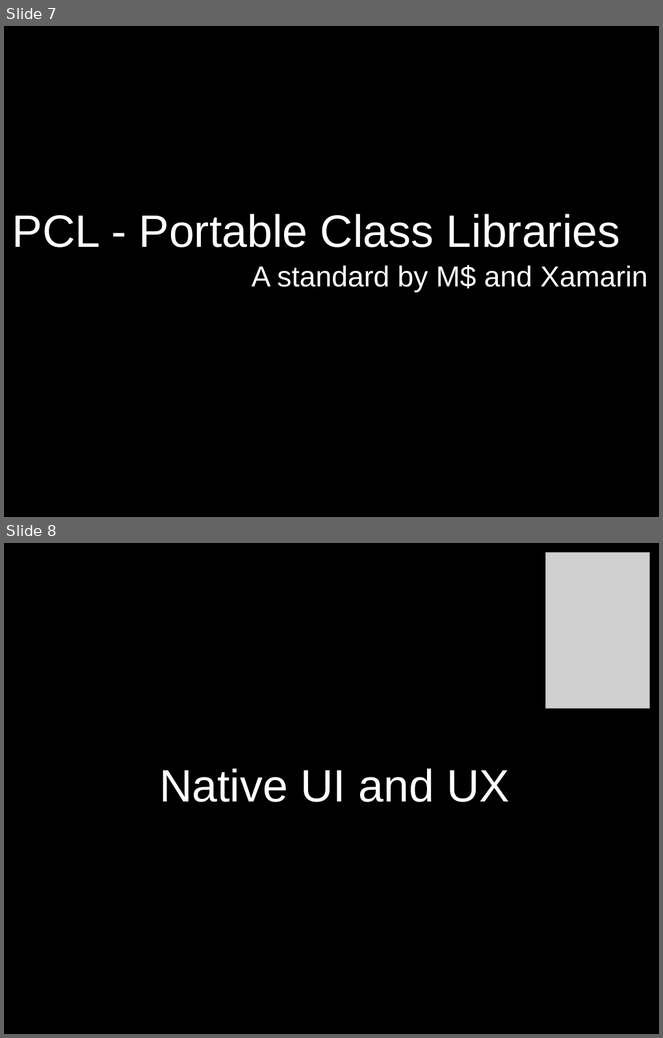
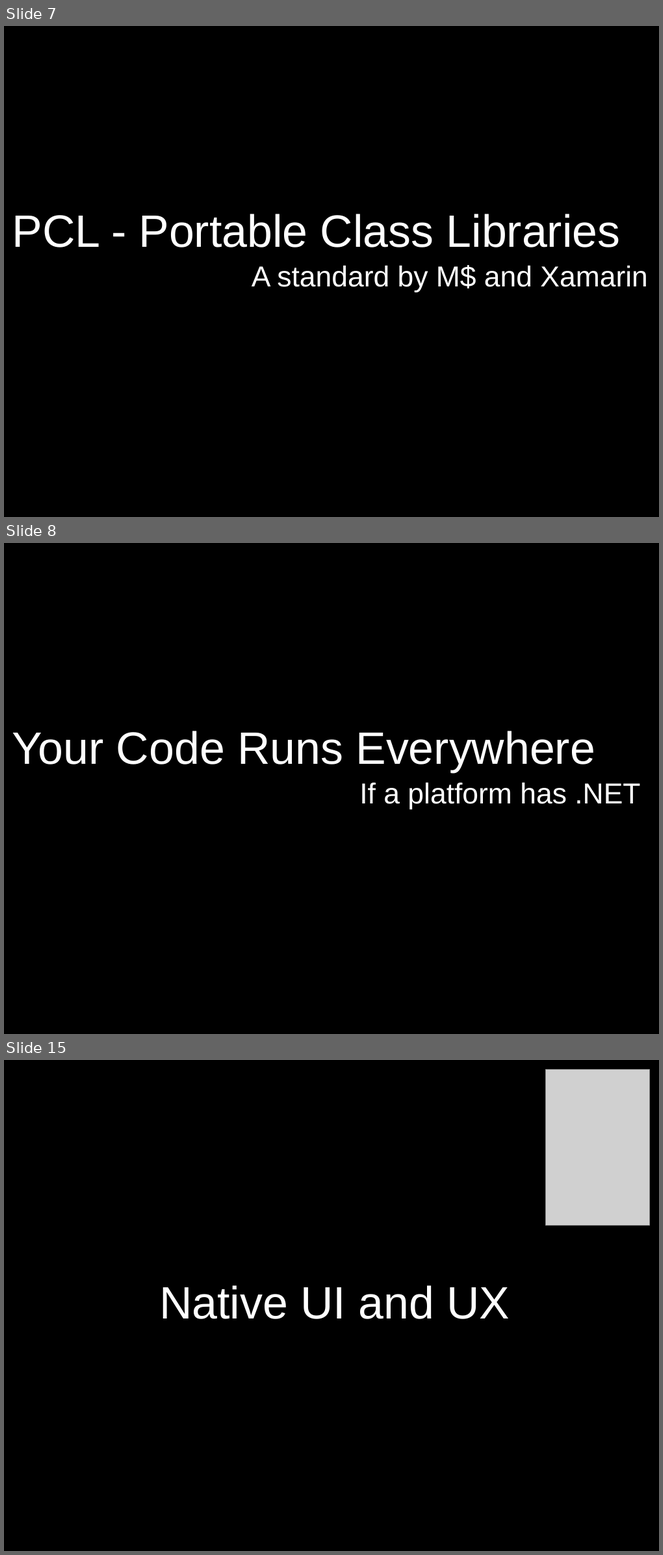
Before and after one commit to dodikk/xamarin-intro-slides, a slide deck: XamarinIntro.odp. Shown one above the other, each under a label of ours: slides 7 and 8 before the commit, slides 7, 8 and 15 after it; the slides between them are not shown. The pictures are 663x1038 and 663x1555 pixels, drawn with LibreOffice and Linux fonts; fonts in the diff are those of the drawing; grey boxes stand for pictures. Boxes give left, top, right and bottom in pixels: in the first picture for what was removed or moved away, otherwise in the second. Text is boxed around its words. In the diff, an @@ line names an element or a change of style, - is before the commit and + after.

```diff
--- a/XamarinIntro.odp
+++ b/XamarinIntro.odp
@@ slide 8 added at (x1=4, y1=543, x2=659, y2=1034), background #000000 @@
@@ text added at (x1=12, y1=731, x2=596, y2=773), 55 pt, text #FFFFFF @@
+Your Code Runs Everywhere
@@ text added at (x1=360, y1=782, x2=640, y2=810), 35 pt, text #FFFFFF @@
+If a platform has .NET
@@ what was slide 8 is now slide 15 @@
```
Also in this commit, not shown: 1 slide changed, 9 other slides added, 1 slide removed, 5 other files.
